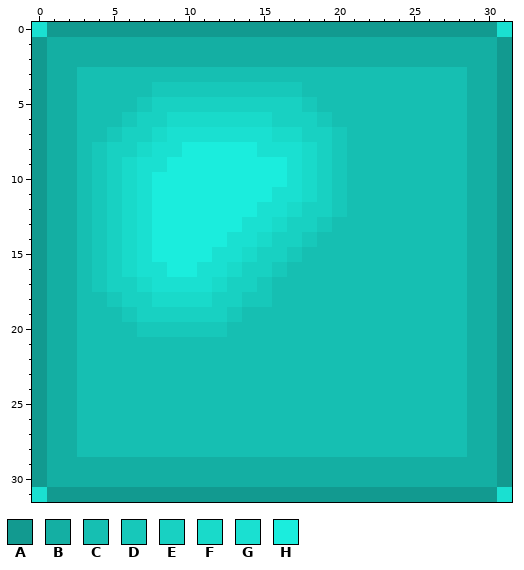
Pixel-art sprite, stored at Assets/Art/Environment/tile.png. The picture above was drawn from the file before the commit.
The file is 32x32 pixels.
Palette (. is transparent): A #129a90  B #14afa3  C #16bfb2  D #17c8ba  E #18d1c2  F #19daca  G #1ae0d1  H #1beddd
Now the later version:
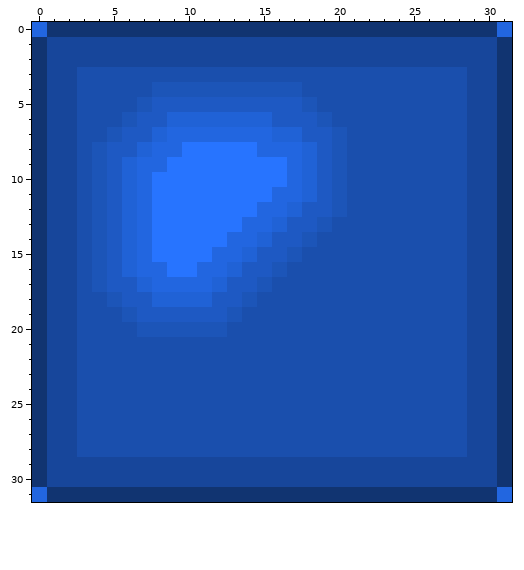
Changes in this commit:
colour A: #129a90 -> #113471
colour B: #14afa3 -> #17469b
colour C: #16bfb2 -> #1a4fad
colour D: #17c8ba -> #1c55b8
colour E: #18d1c2 -> #1e59c3
colour F: #19daca -> #2062d6
colour G: #1ae0d1 -> #2266e0
colour H: #1beddd -> #2774ff
y 18: x 15 D -> C
Changed places in both pictures, as pixel boxes (x1, y1, x2, y2):
changed: (32, 22, 512, 502)
